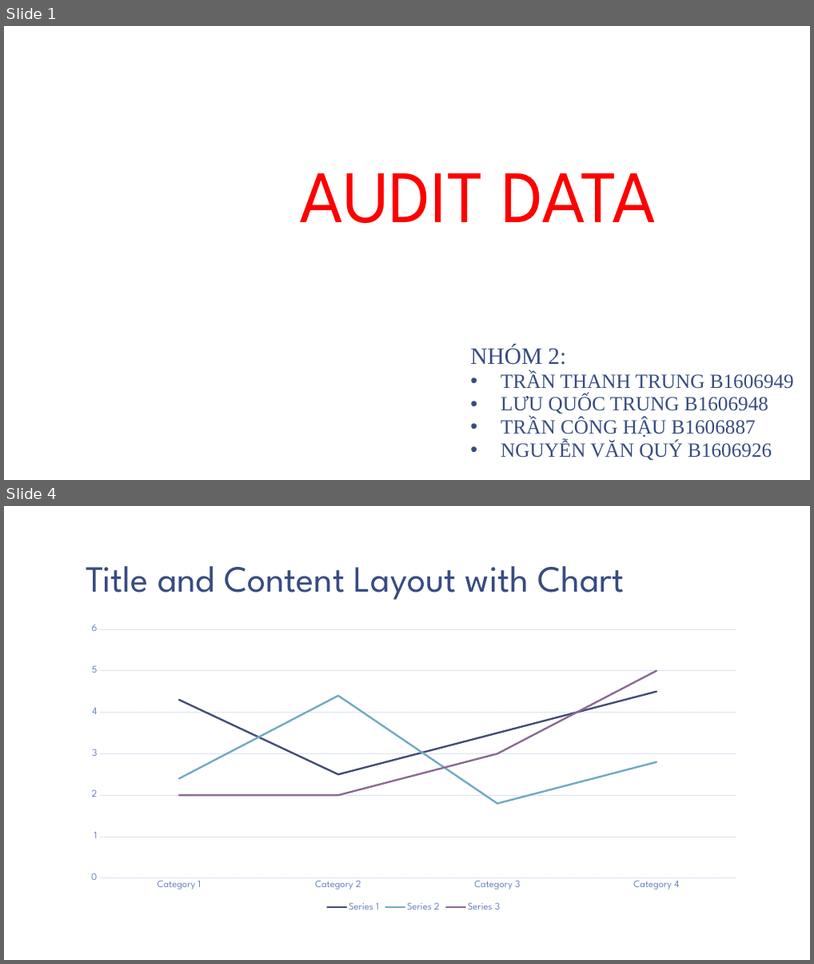
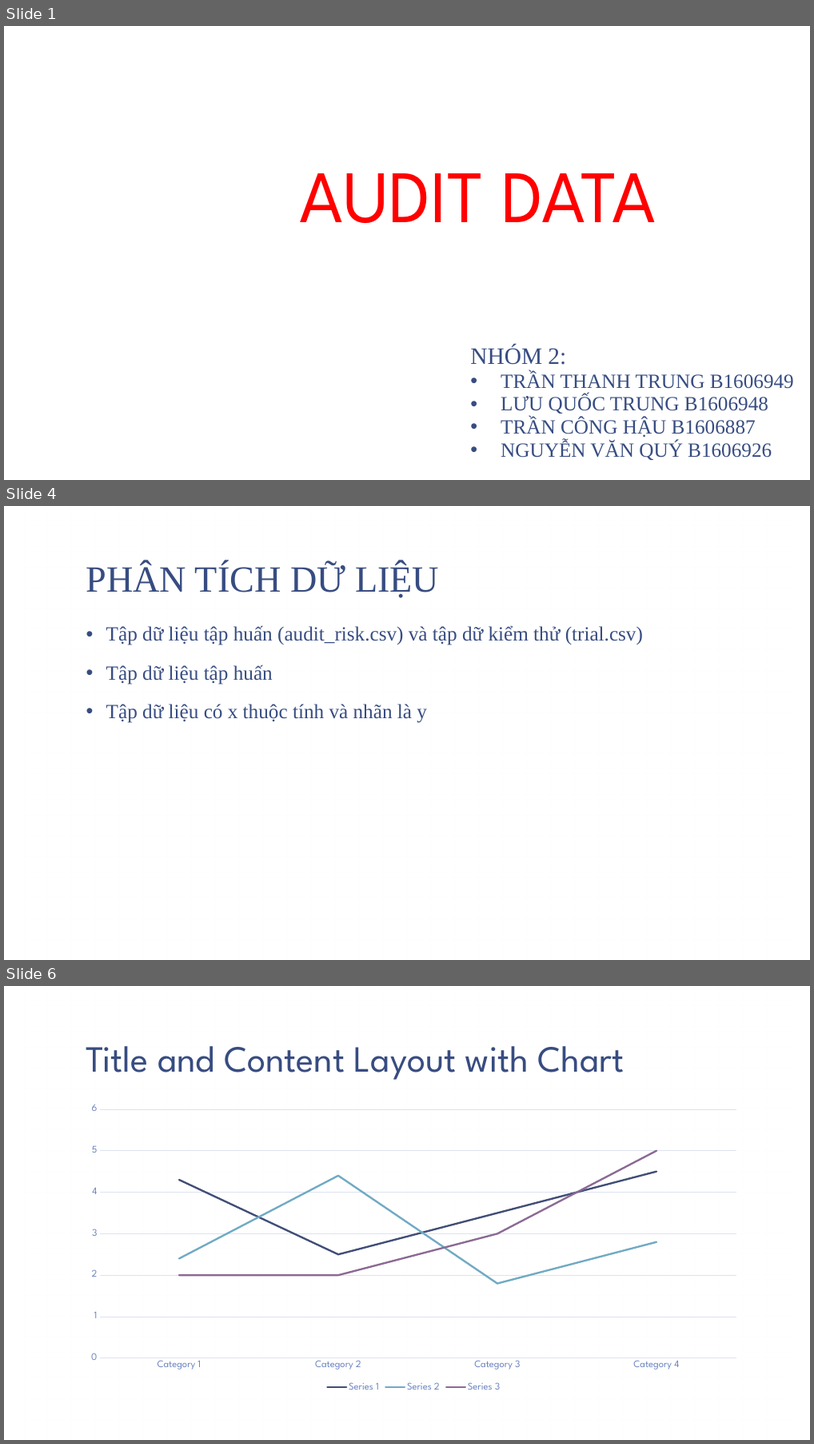
Before and after one commit to trungcpag/machine-CTU, a slide deck: report.pptx. Shown one above the other, each under a label of ours: slides 1 and 4 before the commit, slides 1, 4 and 6 after it; the slides between them are not shown. The pictures are 814x964 and 814x1444 pixels, drawn with LibreOffice and Linux fonts; fonts in the diff are those of the drawing; background and template pictures are left out. Boxes give left, top, right and bottom in pixels: in the first picture for what was removed or moved away, otherwise in the second. Text is boxed around its words. In the diff, an @@ line names an element or a change of style, - is before the commit and + after.

```diff
--- a/report.pptx
+++ b/report.pptx
@@ slide 4 added at <box>4,506,810,960</box>, background picture (left out); not listed: 1 template element that a slide beside it also shows @@
@@ title added at <box>86,563,439,598</box>, 44 pt, text #374C81 @@
+PHÂN TÍCH DỮ LIỆU
@@ text added at <box>106,625,643,723</box>, 24 pt, text #374C81 @@
+• Tập dữ liệu tập huấn (audit_risk.csv) và tập dữ kiểm thử (trial.csv)
+• Tập dữ liệu tập huấn
+• Tập dữ liệu có x thuộc tính và nhãn là y
@@ what was slide 4 is now slide 6 @@
```
Also in this commit, not shown: 2 slides changed, 1 other slide added, 8 other files.
